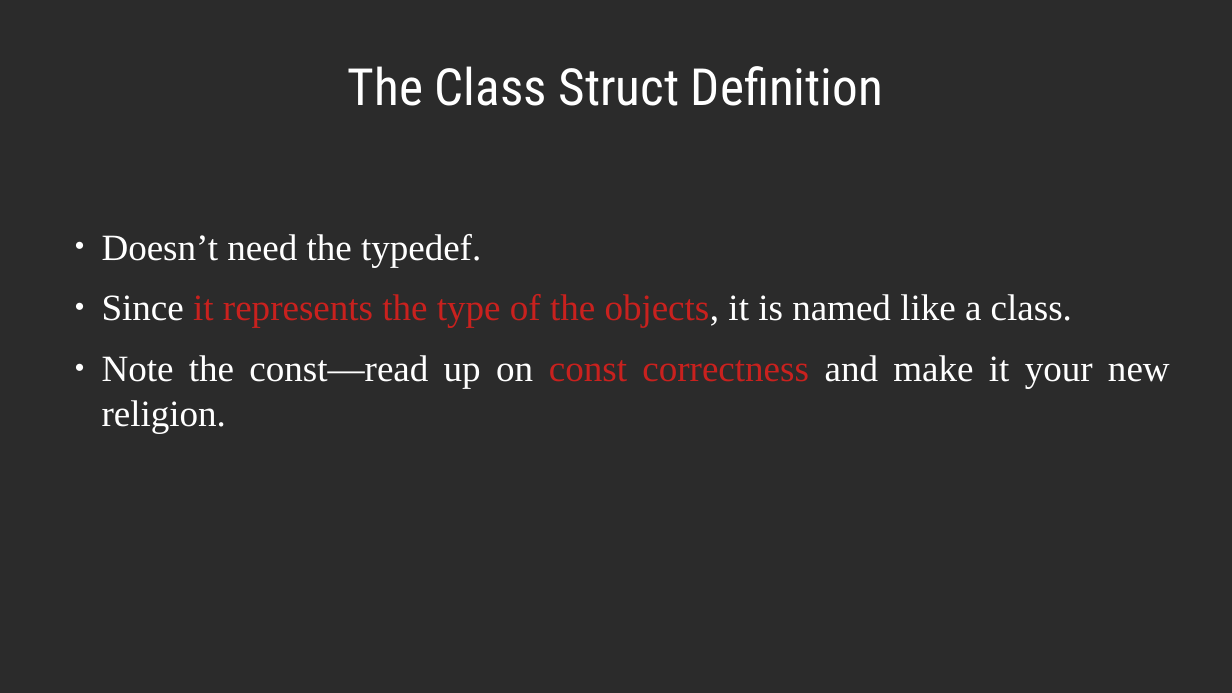
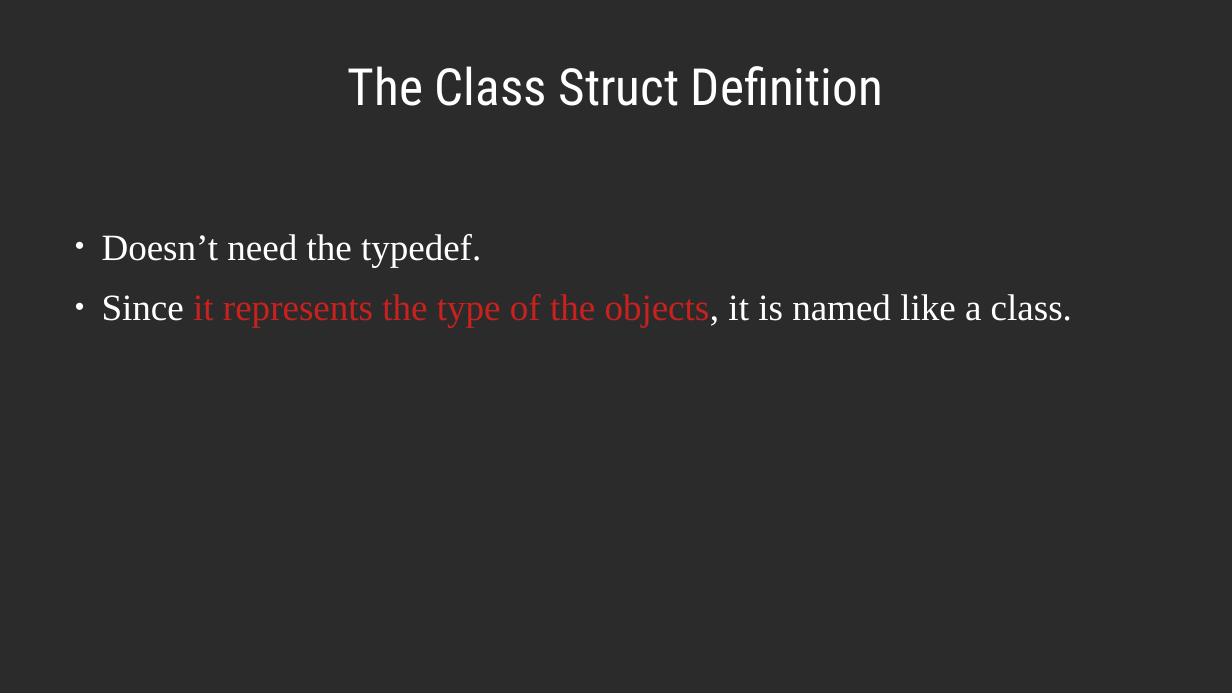
Before and after one commit to dllaurence/youngmanandc, a slide deck: slide 13 of 2020-youngmanandthec-scale.odp. Drawn at 1232x693 pixels with LibreOffice and Linux fonts; fonts in the diff are those of the drawing; background and template pictures are left out; a plain dark background stands for a picture behind light text. Boxes give left, top, right and bottom in pixels: in the first picture for what was removed or moved away, otherwise in the second. Text is boxed around its words. In the diff, an @@ line names an element or a change of style, - is before the commit and + after.

```diff
--- a/2020-youngmanandthec-scale.odp
+++ b/2020-youngmanandthec-scale.odp
@@ text at (102,355,1170,433): paragraph removed @@
-● Note the const—read up on const correctness and make it your new religion.
```
Also in this commit, not shown: 16 other slides changed.
